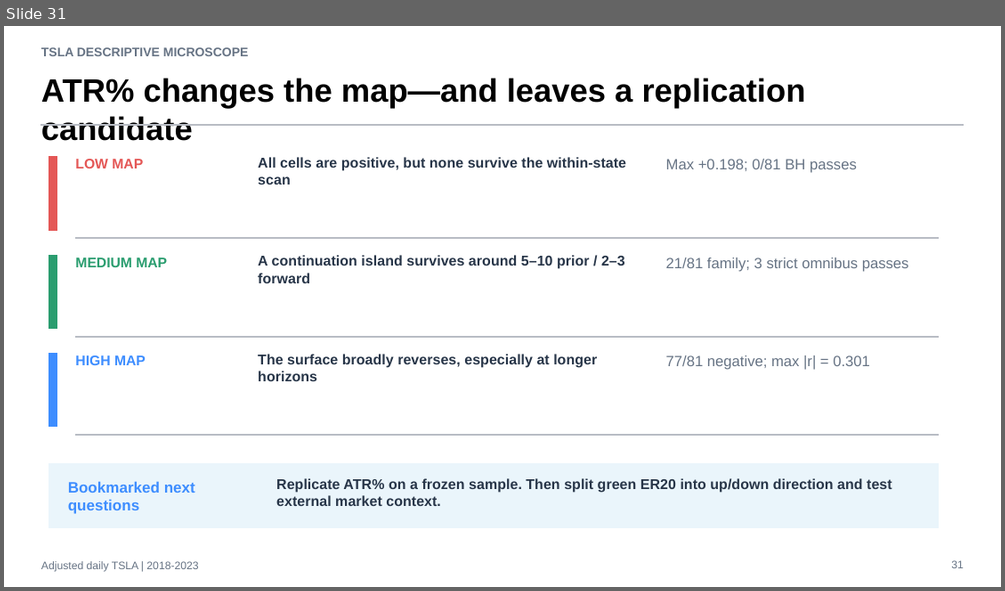
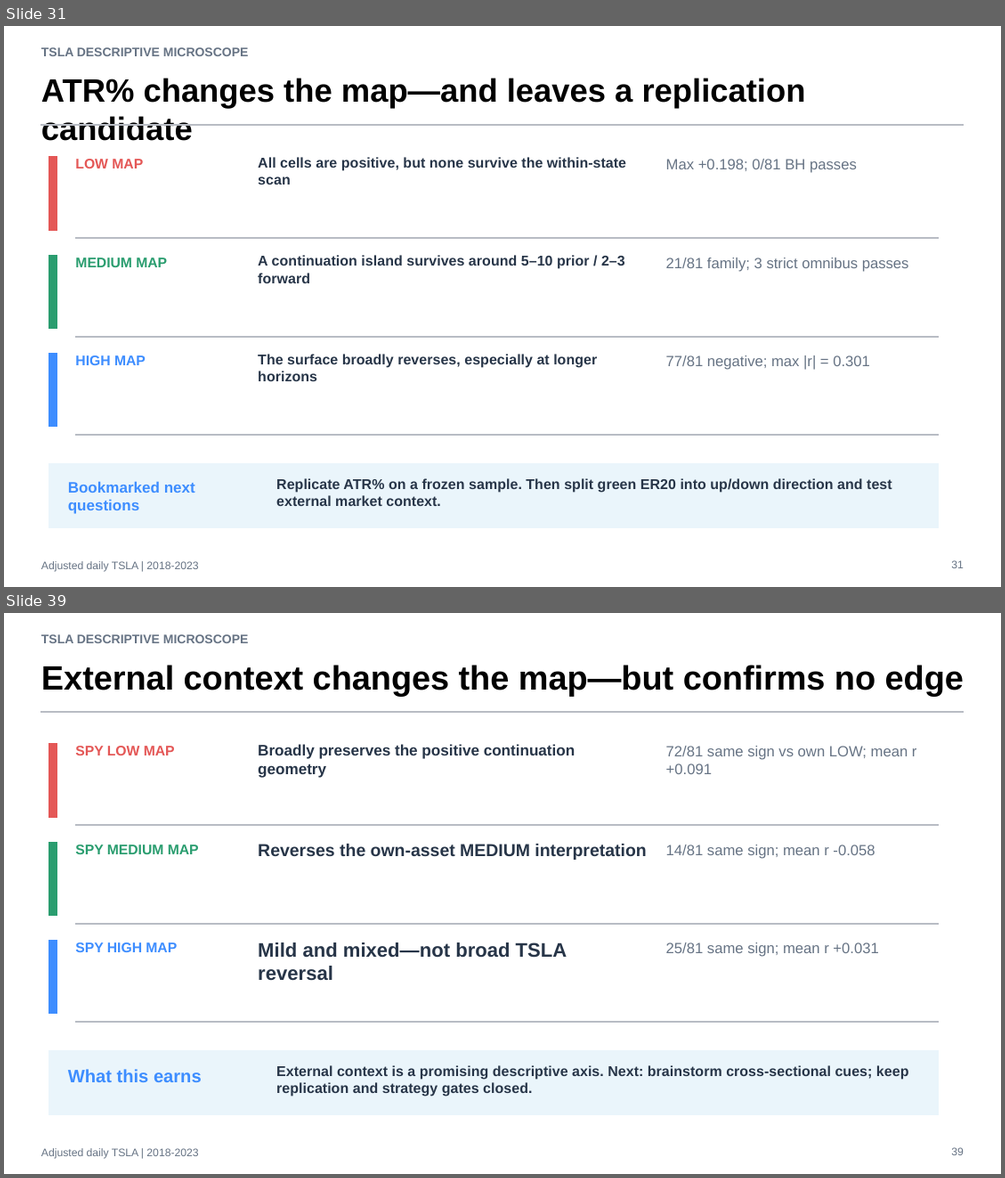
Before and after one commit to Francisc0Franc0/Time-Series-Modeling-Gen5, a slide deck: operator_hypothesis_lab/presentations/tsla_descriptive_microscope_evidence.pptx. Shown one above the other, each under a label of ours: slide 31 before the commit, slides 31 and 39 after it; the slides between them are not shown. The pictures are 1005x591 and 1005x1178 pixels, drawn with LibreOffice and Linux fonts; fonts in the diff are those of the drawing. Boxes give left, top, right and bottom in pixels: in the first picture for what was removed or moved away, otherwise in the second. Text is boxed around its words. In the diff, an @@ line names an element or a change of style, - is before the commit and + after.

Commit message:
Add SPY ATR percent external context slice

```diff
--- a/operator_hypothesis_lab/presentations/tsla_descriptive_microscope_evidence.pptx
+++ b/operator_hypothesis_lab/presentations/tsla_descriptive_microscope_evidence.pptx
@@ slide 39 added at (4,613,1001,1174), background #FFFFFF @@
@@ text added at (41,634,249,643), 12 pt, text #667384, bold @@
+TSLA DESCRIPTIVE MICROSCOPE
@@ text added at (41,665,963,697), 32.4 pt, text #000000, bold @@
+External context changes the map—but confirms no edge
@@ rectangle added at (41,711,963,713), fill #B8BCC4, outline #B8BCC4 0 pt @@
@@ rectangle added at (48,744,57,817), fill #E45756, outline #E45756 0 pt @@
@@ text added at (75,746,175,755), 13.5 pt, text #E45756, bold @@
+SPY LOW MAP
@@ text added at (258,744,575,778), 14.6 pt, text #273548, bold @@
+Broadly preserves the positive continuation geometry
@@ text added at (666,746,917,774), 14.2 pt, text #667384 @@
+72/81 same sign vs own LOW; mean r +0.091
@@ rectangle added at (76,825,938,826), fill #B8BCC4, outline #B8BCC4 0 pt @@
@@ rectangle added at (48,842,57,915), fill #2A9D6F, outline #2A9D6F 0 pt @@
@@ text added at (75,844,199,854), 13.5 pt, text #2A9D6F, bold @@
+SPY MEDIUM MAP
@@ text added at (258,844,646,860), 16.7 pt, text #273548, bold @@
+Reverses the own-asset MEDIUM interpretation
@@ text added at (666,844,874,859), 14.2 pt, text #667384 @@
+14/81 same sign; mean r -0.058
@@ rectangle added at (76,924,938,925), fill #B8BCC4, outline #B8BCC4 0 pt @@
@@ rectangle added at (48,941,57,1013), fill #3D8DFF, outline #3D8DFF 0 pt @@
@@ text added at (75,942,177,952), 13.5 pt, text #3D8DFF, bold @@
+SPY HIGH MAP
@@ text added at (258,942,567,981), 18.9 pt, text #273548, bold @@
+Mild and mixed—not broad TSLA reversal
@@ text added at (666,942,878,957), 14.2 pt, text #667384 @@
+25/81 same sign; mean r +0.031
@@ rectangle added at (76,1022,938,1022), fill #B8BCC4, outline #B8BCC4 0 pt @@
@@ rectangle added at (48,1051,938,1114), fill #EAF5FB, outline #EAF5FB 0 pt @@
@@ text added at (276,1065,909,1096), 13.8 pt, text #273548, bold @@
+External context is a promising descriptive axis. Next: brainstorm cross-sectional cues; keep replication and strategy gates closed.
@@ text added at (68,1069,202,1082), 17.2 pt, text #3D8DFF, bold @@
+What this earns
@@ text added at (41,1148,198,1159), 10.5 pt, text #667384 @@
+Adjusted daily TSLA | 2018-2023
@@ text added at (951,1147,963,1155), 10.5 pt, text #667384 @@
+39
```
Also in this commit, not shown: 7 other slides added, 4 other files.
